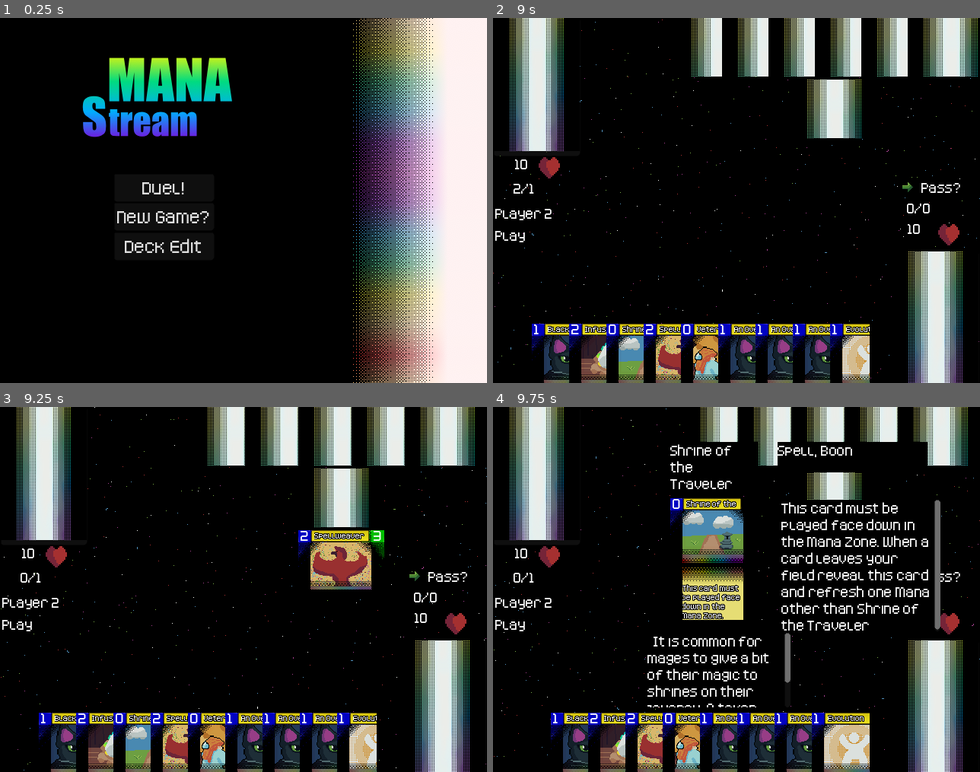
Above: before the commit, frames 1-4 (two rows, left to right).
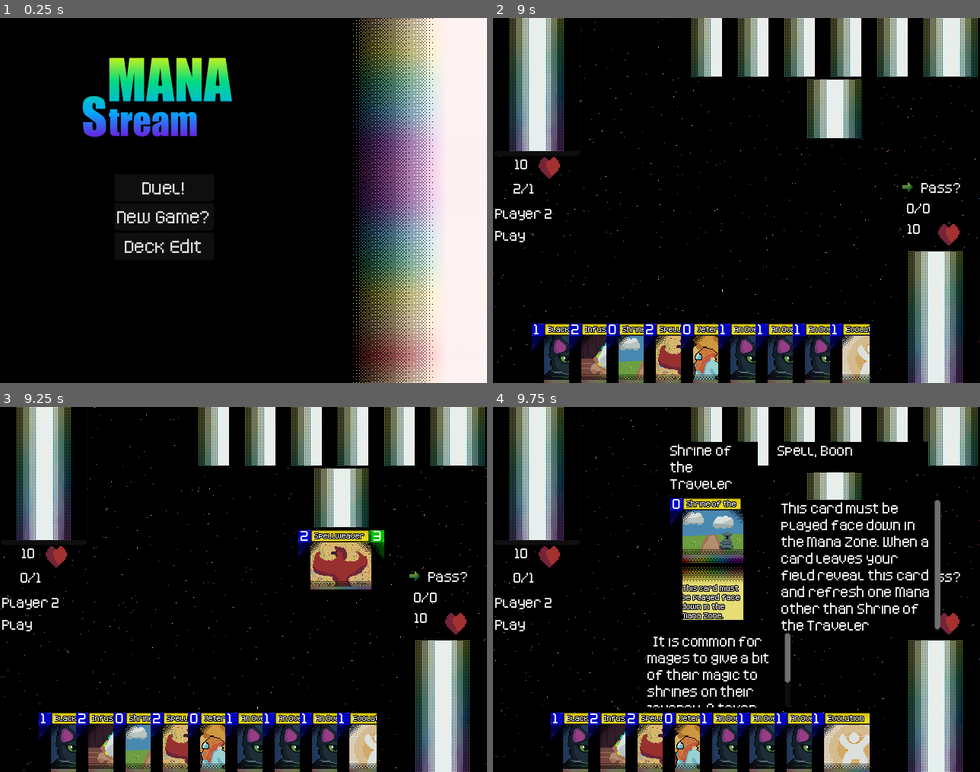
Above: after the commit, the same moments.

Repository: ColbySchexnayder/mana-stream
Game: Godot game, scene res://Scenes/titleScreen.tscn
Same seed, same stepped clock (60 frames per second), same inputs: the game is played once before the commit and once after it.
Inputs (mouse positions are in pixels of both pictures, inside the frame that each line leads up to):
- Up to frame 1 (0.25 s): no input
- Up to frame 2 (9 s): click "New Game?" at 0.5 s; click (936, 317) at 1.25 s; click (536, 87) at 2 s; click "Pass?" at 2.75 s; click (936, 317) at 3.5 s; click (536, 87) at 4.25 s; click "Pass?" at 5 s; click (936, 317) at 5.75 s; click (536, 87) at 6.5 s; click "Pass?" at 7.25 s; move the mouse to (531, 353) at 8.02 s; press the mouse at (531, 353) at 8.03 s; move the mouse to (551, 353) at 8.77 s; release the mouse at (551, 353) at 8.78 s; right-click (551, 353) at 8.85 s; click (551, 353) at 8.92 s
- Up to frame 3 (9.25 s): no input
- Up to frame 4 (9.75 s): move the mouse to (605, 742) at 9.52 s; press the mouse at (605, 742) at 9.53 s

Frames 1-2 are identical in both runs. In frame 3, 6.8% of the frame differs, in the area x 38-100%, y 0-17%; in frame 4, 4.7%.

Commit message:
Minor AI fixes
TODO:
1. Implement AI choosing card as effect of card ability
2. Fix mana seemingly not being exhausted by AI (or summoning without paying the cost, could be either)
3. Fix the evaluators (as always)

Diff:
--- a/AI/ai_manager.gd
+++ b/AI/ai_manager.gd
@@ -56,7 +56,8 @@
 # Called when the node enters the scene tree for the first time.
 func _ready() -> void:
 	#GmManager.connect("_ai_turn", ai_turn)
-	GmManager.connect("_interrupt", handle_interrupt)
+	#GmManager.connect("_interrupt", handle_interrupt)
+	pass
 
 #TODO: Move evaluators and actions here
 func _process(_delta: float) -> void:
@@ -123,6 +124,9 @@
 	if card.cardOwner == 1:
 		return
 
+	#Assume activating interrupts is always good for now
+	card.action()
+
 # If there are cards to defend with prioritize ones
 # that will survive first
 # that will damage the opponents board
@@ -243,7 +247,7 @@
 	avg_card_cost = avg_card_cost/total_playable_cards
 
 
-	var score = (avg_card_cost + p2AvailableMana * .2 - p2TotalMana * .2 + .01)/(avg_card_cost + .01)
+	var score = (avg_card_cost - p2AvailableMana * .2 + p2TotalMana + .01)/(avg_card_cost + p2TotalMana + .01)
 
 	return score
 
--- a/Scenes/duel.gd
+++ b/Scenes/duel.gd
@@ -232,13 +232,26 @@
 	p_1_life.text = str(health)
 	p_2_life.text = str(p2Health)
 
-	#keep the ai up to date the number components not directly related to cards
+	#region keep the ai up to date
 	ai.p1Health = health
 	ai.p1TotalMana = totalMana
 	ai.p1AvailableMana = availableMana
 	ai.p2Health = p2Health
 	ai.p2TotalMana = p2TotalMana
 	ai.p2AvailableMana = p2AvailableMana
+
+	ai.ai_deck = player2deck
+	ai.ai_hand = player2hand
+	ai.ai_mana_zone = player2mana
+	ai.ai_summon_zone = player2summon
+
+	ai.player_deck = player1deck
+	ai.player_hand = player1hand
+	ai.player_summon_zone = player1summon
+	ai.player_mana_zone = player1mana
+
+	ai.interruptStack = interruptStack
+	#endregion
 
 	check_interrupt()
 
@@ -785,11 +798,14 @@
 	IF passButtonPressed
 	PROCEED WITH TURN
 	"""
+	interruptStack.push_back(card)
+	GmManager.currentPhase = GmManager.phase.INTERRUPT
 	if (card.cardOwner == 1):
-		interruptStack.push_back(card)
-		GmManager.currentPhase = GmManager.phase.INTERRUPT
+
 		print("Interrupt added")
 		interrupt_choice.show()
+	else:
+		ai.handle_interrupt(card)
 
 func check_interrupt():
 	var count := 0
